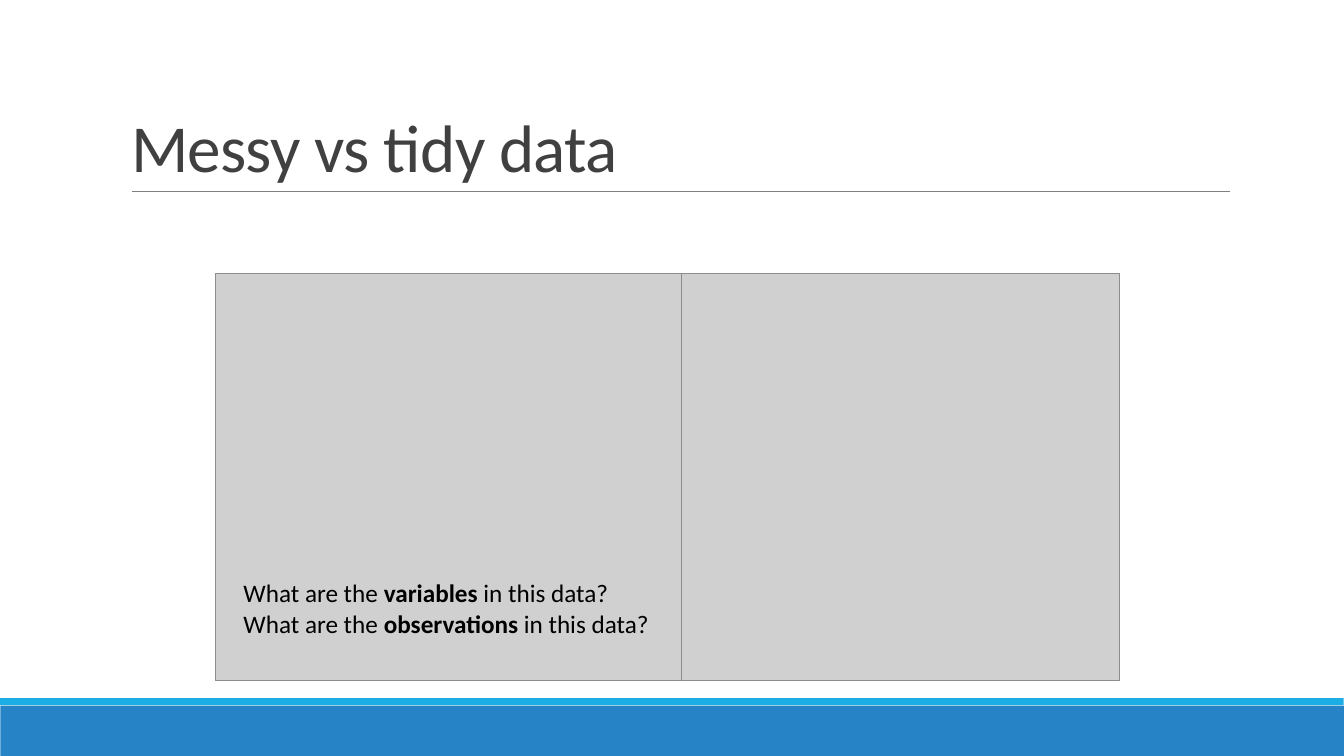
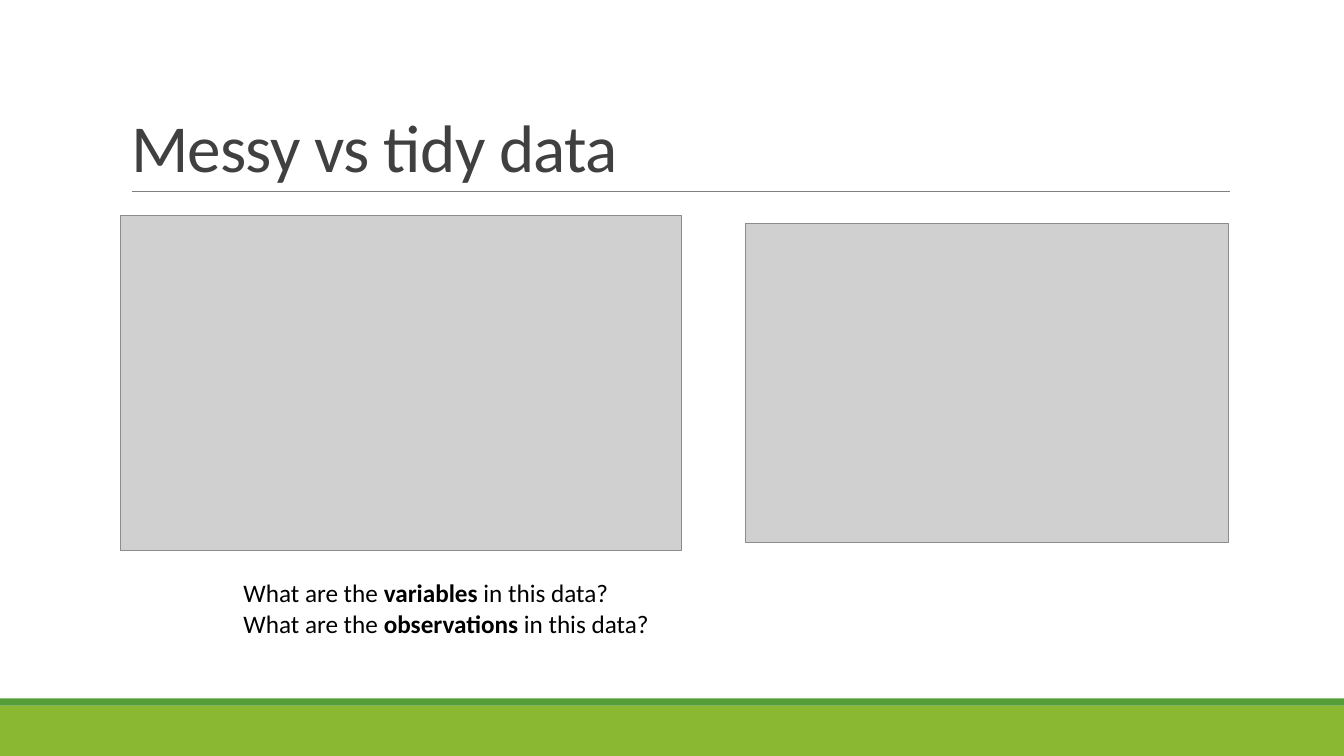
Before and after one commit to sjspielman/bio5312_fall2017, a slide deck: slide 23 of slides/day3_probability_tidyverse2.pptx (slide 6 before the commit). Drawn at 1344x756 pixels with LibreOffice and Linux fonts; fonts in the diff are those of the drawing; grey boxes stand for pictures. Boxes give left, top, right and bottom in pixels: in the first picture for what was removed or moved away, otherwise in the second. Text is boxed around its words. In the diff, an @@ line names an element or a change of style, - is before the commit and + after.

```diff
--- a/slides/day3_probability_tidyverse2.pptx
+++ b/slides/day3_probability_tidyverse2.pptx
@@ picture: place and size @@
-picture at box(216, 273, 683, 681)
+picture at box(121, 216, 682, 551)
@@ picture: place and size @@
-picture at box(682, 273, 1119, 681)
+picture at box(746, 224, 1229, 542)
@@ rectangle at box(0, 706, 1344, 756): fill #2683C6 to #8AB833 @@
@@ rectangle at box(0, 699, 1344, 706): fill #1CADE4 to #549E39 @@
```
Also in this commit, not shown: 5 other slides changed, 28 slides added, 2 slides removed, 3 other files.
